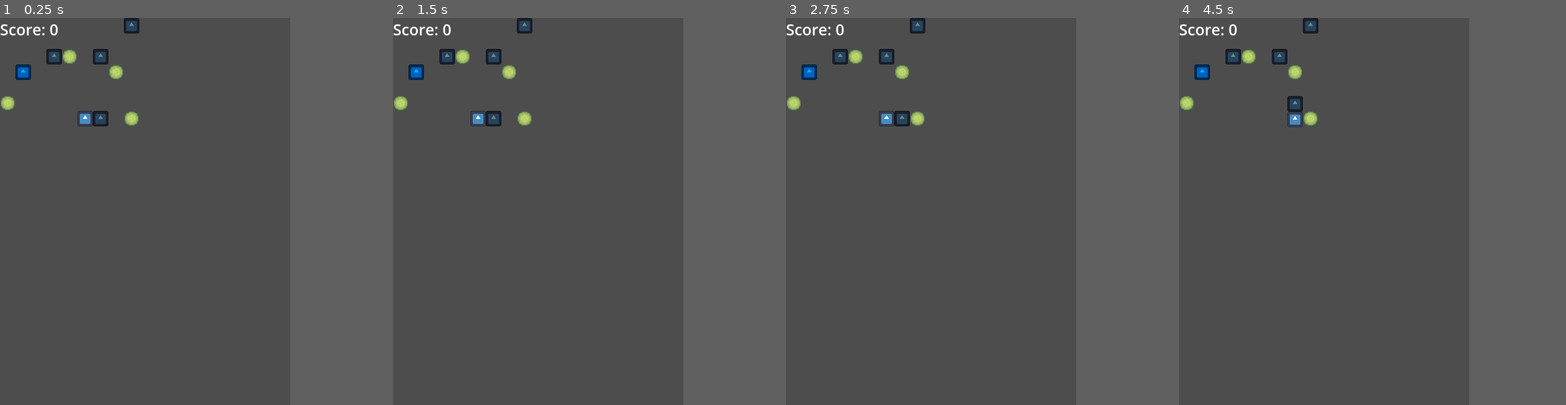
Above: before the commit, frames 1-4 (left to right).
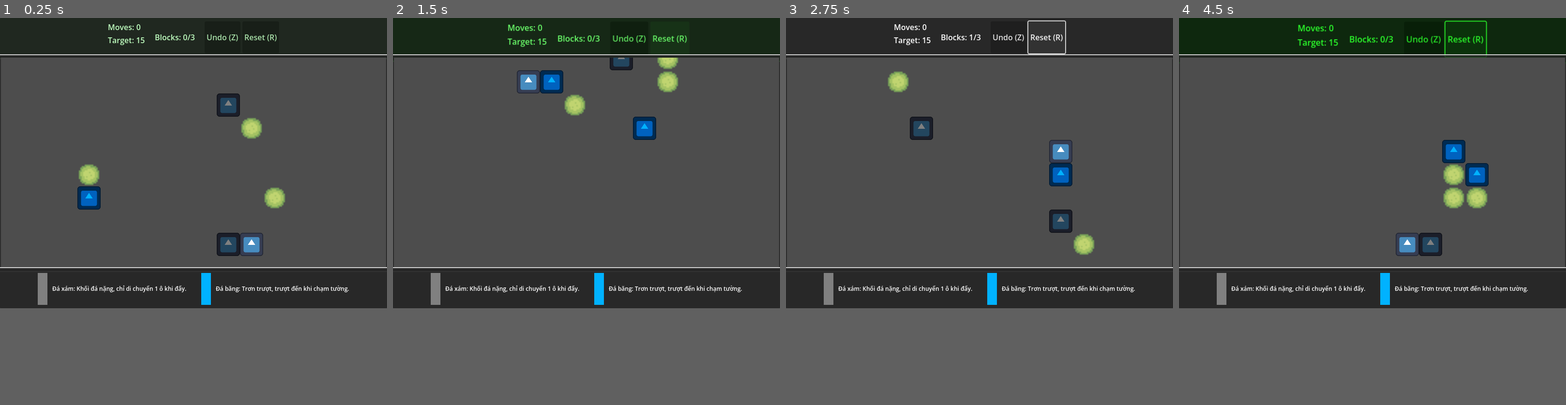
Above: after the commit, the same moments.

Repository: toLuc57/block-puzzle
Game: Godot game, scene res://scenes/main/Main.tscn
Two runs of this game, one before a commit and one after it. Both use one fixed random seed, a clock stepped at 60 frames per second and the inputs below. The engine's default icon, where the game draws it, is replaced by a stand-in: a white triangle on a blue panel in a dark square.
Inputs (mouse positions are in pixels of both pictures, inside the frame that each line leads up to):
- Up to frame 1 (0.25 s): no input
- Up to frame 2 (1.5 s): click (559, 45) at 0.5 s, where only the run after the commit has a clickable "Undo (Z)"; click (590, 45) at 1.25 s, where only the run after the commit has a clickable "Reset (R)"
- Up to frame 3 (2.75 s): hold Right (right) from 2.03 s (still down); tap Z at 2.1 s; tap R at 2.3 s
- Up to frame 4 (4.5 s): release Right (right) at 2.78 s; hold Down (down) 2.78-3.53 s; tap R at 2.85, 3.8, 4.35 s; tap Z at 3.05, 3.6 s; hold Right (right) 3.53-4.28 s; hold Up (up) from 4.28 s (still down)
In our replay, the window is 600x800 before the commit and 800x600 after it. These sizes can differ from the game's own. Grey fills any space a smaller window leaves; there, only what the larger window draws over its background counts as a difference.

The runs differ from the first frame. In frame 1, 24% of the frame differs, in the area x 0-100%, y 0-75%; in frame 2, 24%; in frame 3, 23%; in frame 4, 24%.

Commit message:
implement: Cấu trúc Giao diện

Diff:
--- a/project.godot
+++ b/project.godot
@@ -18,13 +18,13 @@
 [autoload]
 
 GameEvents="*res://scripts/autoload/GameEvents.gd"
+GameState="*res://scripts/logic/GameState.gd"
 
 [display]
 
-window/size/viewport_width=600
-window/size/viewport_height=800
+window/size/viewport_width=800
+window/size/viewport_height=600
 window/stretch/mode="canvas_items"
-window/stretch/scale=2.0
 
 [input]
 
--- a/resources/blocks/gray_block.tres
+++ b/resources/blocks/gray_block.tres
@@ -1,9 +1,9 @@
-[gd_resource type="Resource" script_class="BlockData" load_steps=2 format=3 uid="uid://gray_block_res"]
+[gd_resource type="Resource" script_class="BlockData" format=3 uid="uid://ls2rejd3p1cb"]
 
-[ext_resource type="Script" path="res://scripts/logic/BlockData.gd" id="1_script"]
+[ext_resource type="Script" uid="uid://bglik6rcnaqru" path="res://scripts/logic/BlockData.gd" id="1_script"]
 
 [resource]
 script = ExtResource("1_script")
 id = "gray-block"
 color = Color(0.5, 0.5, 0.5, 1)
-is_sliding = false
+description = "Đá xám: Khối đá nặng, chỉ di chuyển 1 ô khi đẩy."
--- a/resources/blocks/ice_block.tres
+++ b/resources/blocks/ice_block.tres
@@ -1,9 +1,10 @@
-[gd_resource type="Resource" script_class="BlockData" load_steps=2 format=3 uid="uid://ice_block_res"]
+[gd_resource type="Resource" script_class="BlockData" format=3 uid="uid://4ekr0fdm8vy"]
 
-[ext_resource type="Script" path="res://scripts/logic/BlockData.gd" id="1_script"]
+[ext_resource type="Script" uid="uid://bglik6rcnaqru" path="res://scripts/logic/BlockData.gd" id="1_script"]
 
 [resource]
 script = ExtResource("1_script")
 id = "ice-block"
 color = Color(0, 0.7, 1, 1)
 is_sliding = true
+description = "Đá băng: Trơn trượt, trượt đến khi chạm tường."
--- /dev/null
+++ b/resources/themes/hud_border.tres
@@ -0,0 +1,17 @@
+[gd_resource type="StyleBoxFlat" format=3 uid="uid://hud_border_style"]
+
+[resource]
+bg_color = Color(0.15, 0.15, 0.15, 0.8)
+border_width_left = 2
+border_width_top = 2
+border_width_right = 2
+border_width_bottom = 2
+border_color = Color(0.8, 0.8, 0.8, 1)
+corner_radius_top_left = 8
+corner_radius_top_right = 8
+corner_radius_bottom_right = 8
+corner_radius_bottom_left = 8
+expand_margin_left = 10.0
+expand_margin_top = 5.0
+expand_margin_right = 10.0
+expand_margin_bottom = 5.0
--- a/scenes/main/Main.gd
+++ b/scenes/main/Main.gd
@@ -1,9 +1,8 @@
-extends Node2D
+extends Control
 
 @onready var grid_container = %GridContainer
 @onready var target_layer = %TargetLayer
-@onready var score_label = $HUD/Control/ScoreLabel
-@onready var win_label = $HUD/Control/WinLabel
+@onready var victory_layer = %VictoryLayer
 
 var grid_logic: GridLogic
 var level_gen: LevelGenerator
@@ -14,59 +13,88 @@
 var ice_block_res = preload("res://resources/blocks/ice_block.tres")
 
 func _ready():
-	# Initial UI state
-	win_label.hide()
-	score_label.text = "Score: 0"
-
-	# Connect signals
-	GameEvents.win_condition_met.connect(_on_win)
-
-	# Initialize logic
+	# Initialize Logic
 	grid_logic = GridLogic.new(10, 10)
 	level_gen = LevelGenerator.new()
 	level_gen.grid_logic = grid_logic
 
-	# Generate and setup level
-	var level_state = level_gen.generate_level(5, 20)
+	# Connect signals
+	GameEvents.block_moved.connect(_on_block_moved)
+	GameEvents.next_level_requested.connect(_on_next_level_requested)
+	GameEvents.reset_requested.connect(_on_reset_requested)
+	GameEvents.win_condition_met.connect(_on_win)
+
+	# Start game
+	_generate_and_setup()
+
+func _input(event):
+	if event.is_action_pressed("ui_undo") or (event is InputEventKey and event.keycode == KEY_Z and event.ctrl_pressed):
+		GameEvents.undo_requested.emit()
+	elif event.is_action_pressed("ui_redo") or (event is InputEventKey and event.keycode == KEY_R):
+		GameEvents.reset_requested.emit()
+
+func _generate_and_setup():
+	victory_layer.hide()
+	var steps = 15
+	var level_state = level_gen.generate_level(3, steps)
+	level_state["target_moves"] = steps
 	_setup_level(level_state)
 
+	# Initial progress update
+	_update_progress()
+	GameEvents.score_updated.emit(0, steps)
+
 func _setup_level(state: Dictionary):
-	# Clear existing (if any)
+	# Clear existing
 	for child in grid_container.get_children():
 		child.queue_free()
 
 	grid_logic.blocks.clear()
 	grid_logic.targets = state.targets
+	grid_logic.grid = [] # Reset grid
+	grid_logic._init(10, 10) # Re-init grid
 
 	# Setup targets logic
+	target_layer.clear()
 	for target_pos in state.targets:
 		grid_logic.set_cell(target_pos, GridLogic.CellType.TARGET)
-		# Set tile index 0 for target marker (X)
 		target_layer.set_cell(target_pos, 0, Vector2i(3, 3))
 
 	# Spawn Blocks
 	for b_data in state.blocks:
 		var block = block_scene.instantiate()
-
 		block.grid_logic = grid_logic
 		block.grid_pos = b_data.pos
 		block.position = Vector2(b_data.pos) * GameEvents.cell_size
-
-		if b_data.type == "gray-block":
-			block.data = gray_block_res
-		else:
-			block.data = ice_block_res
-
+		block.data = gray_block_res if b_data.type == "gray-block" else ice_block_res
 		grid_logic.blocks[b_data.pos] = block
 		grid_container.add_child(block)
 
 	# Spawn Player
 	var player = player_scene.instantiate()
-
 	player.grid_logic = grid_logic
 	player.grid_pos = state.player_pos
 	player.position = Vector2(state.player_pos) * GameEvents.cell_size
 	grid_container.add_child(player)
 
+	# Record for Undo
+	GameState.record_initial_state(player, grid_logic)
+
+func _on_block_moved(_block, _from, _to):
+	_update_progress()
+
+func _update_progress():
+	var placed = 0
+	for target_pos in grid_logic.targets:
+		if grid_logic.is_occupied(target_pos):
+			placed += 1
+	GameEvents.progress_updated.emit(placed, grid_logic.targets.size())
+
+func _on_next_level_requested():
+	_generate_and_setup()
+
+func _on_reset_requested():
+	_generate_and_setup()
+
 func _on_win():
-	win_label.show()
+	victory_layer.show()
--- a/scenes/main/Main.tscn
+++ b/scenes/main/Main.tscn
@@ -1,7 +1,11 @@
-[gd_scene format=3 uid="uid://cddxum84e58nu"]
+[gd_scene load_steps=10 format=3 uid="uid://cddxum84e58nu"]
 
-[ext_resource type="Script" uid="uid://dbrata01fiwh1" path="res://scenes/main/Main.gd" id="1_script"]
+[ext_resource type="Script" path="res://scenes/main/Main.gd" id="1_script"]
 [ext_resource type="Texture2D" uid="uid://6qrqmh3jb2jk" path="res://art/Grass.png" id="2_nha0i"]
+[ext_resource type="PackedScene" uid="uid://hud_scene" path="res://scenes/ui/HUD.tscn" id="3_hud"]
+[ext_resource type="PackedScene" uid="uid://block_legend_scene" path="res://scenes/ui/BlockLegend.tscn" id="4_legend"]
+[ext_resource type="PackedScene" uid="uid://victory_popup_scene" path="res://scenes/ui/VictoryPopup.tscn" id="5_victory"]
+[ext_resource type="StyleBox" uid="uid://hud_border_style" path="res://resources/themes/hud_border.tres" id="6_style"]
 
 [sub_resource type="TileSetAtlasSource" id="TileSetAtlasSource_q24mn"]
 texture = ExtResource("2_nha0i")
@@ -72,7 +76,7 @@
 2:6/0 = 0
 3:6/0 = 0
 4:6/0 = 0
-5:6/0 = 0
+5:5/0 = 0
 6:6/0 = 0
 7:6/0 = 0
 8:6/0 = 0
@@ -80,44 +84,82 @@
 [sub_resource type="TileSet" id="TileSet_gyg6b"]
 sources/0 = SubResource("TileSetAtlasSource_q24mn")
 
-[node name="Main" type="Node2D" unique_id=497859903]
-script = ExtResource("1_script")
-
-[node name="TargetLayer" type="TileMapLayer" parent="." unique_id=1256133385]
-unique_name_in_owner = true
-tile_set = SubResource("TileSet_gyg6b")
-
-[node name="GridContainer" type="Node2D" parent="." unique_id=1833192775]
-unique_name_in_owner = true
-
-[node name="HUD" type="CanvasLayer" parent="." unique_id=552823926]
-
-[node name="Control" type="Control" parent="HUD" unique_id=400912869]
+[node name="Main" type="Control"]
 layout_mode = 3
 anchors_preset = 15
 anchor_right = 1.0
 anchor_bottom = 1.0
 grow_horizontal = 2
 grow_vertical = 2
+script = ExtResource("1_script")
 
-[node name="ScoreLabel" type="Label" parent="HUD/Control" unique_id=1539544789]
-layout_mode = 0
-offset_right = 40.0
-offset_bottom = 23.0
-text = "Score: 0"
+[node name="VBoxContainer" type="VBoxContainer" parent="."]
+layout_mode = 1
+anchors_preset = 15
+anchor_right = 1.0
+anchor_bottom = 1.0
+grow_horizontal = 2
+grow_vertical = 2
+theme_override_constants/separation = 0
 
-[node name="WinLabel" type="Label" parent="HUD/Control" unique_id=1952225611]
+[node name="TopPanel" type="PanelContainer" parent="VBoxContainer"]
+custom_minimum_size = Vector2(0, 80)
+layout_mode = 2
+
+[node name="HUD" parent="VBoxContainer/TopPanel" instance=ExtResource("3_hud")]
+layout_mode = 2
+
+[node name="GamePanel" type="PanelContainer" parent="VBoxContainer"]
+layout_mode = 2
+size_flags_vertical = 3
+theme_override_styles/panel = ExtResource("6_style")
+
+[node name="GameArea" type="SubViewportContainer" parent="VBoxContainer/GamePanel"]
+layout_mode = 2
+stretch = true
+
+[node name="SubViewport" type="SubViewport" parent="VBoxContainer/GamePanel/GameArea"]
+handle_input_locally = false
+size = Vector2i(800, 440)
+render_target_update_mode = 4
+
+[node name="World" type="Node2D" parent="VBoxContainer/GamePanel/GameArea/SubViewport"]
+unique_name_in_owner = true
+scale = Vector2(3, 3)
+
+[node name="TargetLayer" type="TileMapLayer" parent="VBoxContainer/GamePanel/GameArea/SubViewport/World"]
+unique_name_in_owner = true
+tile_set = SubResource("TileSet_gyg6b")
+
+[node name="GridContainer" type="Node2D" parent="VBoxContainer/GamePanel/GameArea/SubViewport/World"]
+unique_name_in_owner = true
+
+[node name="Camera2D" type="Camera2D" parent="VBoxContainer/GamePanel/GameArea/SubViewport/World"]
+unique_name_in_owner = true
+position = Vector2(80, 80)
+
+[node name="BottomPanel" type="PanelContainer" parent="VBoxContainer"]
+custom_minimum_size = Vector2(0, 80)
+layout_mode = 2
+
+[node name="BlockLegend" parent="VBoxContainer/BottomPanel" instance=ExtResource("4_legend")]
+layout_mode = 2
+
+[node name="VictoryLayer" type="CanvasLayer" parent="."]
+unique_name_in_owner = true
 visible = false
+
+[node name="VictoryPopup" parent="VictoryLayer" instance=ExtResource("5_victory")]
+unique_name_in_owner = true
 layout_mode = 1
 anchors_preset = 8
 anchor_left = 0.5
 anchor_top = 0.5
 anchor_right = 0.5
 anchor_bottom = 0.5
-offset_left = -20.0
-offset_top = -11.5
-offset_right = 20.0
-offset_bottom = 11.5
+offset_left = -100.0
+offset_top = -60.0
+offset_right = 100.0
+offset_bottom = 60.0
 grow_horizontal = 2
 grow_vertical = 2
-text = "YOU WIN!"
--- /dev/null
+++ b/scenes/ui/BlockLegend.tscn
@@ -0,0 +1,21 @@
+[gd_scene load_steps=3 format=3 uid="uid://block_legend_scene"]
+
+[ext_resource type="Script" path="res://scripts/ui/BlockLegend.gd" id="1_script"]
+[ext_resource type="StyleBox" uid="uid://hud_border_style" path="res://resources/themes/hud_border.tres" id="2_style"]
+
+[node name="BlockLegend" type="PanelContainer"]
+theme_override_styles/panel = ExtResource("2_style")
+script = ExtResource("1_script")
+
+[node name="Margin" type="MarginContainer" parent="."]
+layout_mode = 2
+theme_override_constants/margin_left = 10
+theme_override_constants/margin_top = 5
+theme_override_constants/margin_right = 10
+theme_override_constants/margin_bottom = 5
+
+[node name="HBox" type="HBoxContainer" parent="Margin"]
+unique_name_in_owner = true
+layout_mode = 2
+theme_override_constants/separation = 30
+alignment = 1
--- a/scenes/ui/HUD.tscn
+++ b/scenes/ui/HUD.tscn
@@ -1,33 +1,58 @@
-[gd_scene format=3 uid="uid://hud_scene"]
+[gd_scene load_steps=3 format=3 uid="uid://hud_scene"]
 
-[node name="HUD" type="CanvasLayer"]
+[ext_resource type="Script" path="res://scripts/ui/HUD.gd" id="1_script"]
+[ext_resource type="StyleBox" uid="uid://hud_border_style" path="res://resources/themes/hud_border.tres" id="2_style"]
 
-[node name="Control" type="Control" parent="."]
-layout_mode = 3
-anchors_preset = 15
-anchor_right = 1.0
-anchor_bottom = 1.0
-grow_horizontal = 2
-grow_vertical = 2
+[node name="HUD" type="PanelContainer"]
+offset_right = 200.0
+offset_bottom = 50.0
+theme_override_styles/panel = ExtResource("2_style")
+script = ExtResource("1_script")
 
-[node name="ScoreLabel" type="Label" parent="Control"]
-layout_mode = 0
-offset_right = 40.0
-offset_bottom = 23.0
-text = "Score: 0"
+[node name="MarginContainer" type="MarginContainer" parent="."]
+layout_mode = 2
+theme_override_constants/margin_left = 10
+theme_override_constants/margin_top = 5
+theme_override_constants/margin_right = 10
+theme_override_constants/margin_bottom = 5
 
-[node name="WinLabel" type="Label" parent="Control"]
-visible = false
-layout_mode = 1
-anchors_preset = 8
-anchor_left = 0.5
-anchor_top = 0.5
-anchor_right = 0.5
-anchor_bottom = 0.5
-offset_left = -20.0
-offset_top = -11.5
-offset_right = 20.0
-offset_bottom = 11.5
-grow_horizontal = 2
-grow_vertical = 2
-text = "YOU WIN!"
+[node name="HBox" type="HBoxContainer" parent="MarginContainer"]
+layout_mode = 2
+theme_override_constants/separation = 20
+alignment = 1
+
+[node name="ScoreVBox" type="VBoxContainer" parent="MarginContainer/HBox"]
+layout_mode = 2
+
+[node name="MoveLabel" type="Label" parent="MarginContainer/HBox/ScoreVBox"]
+unique_name_in_owner = true
+layout_mode = 2
+text = "Moves: 0"
+
+[node name="TargetLabel" type="Label" parent="MarginContainer/HBox/ScoreVBox"]
+unique_name_in_owner = true
+layout_mode = 2
+text = "Target: 0"
+
+[node name="ProgressVBox" type="VBoxContainer" parent="MarginContainer/HBox"]
+layout_mode = 2
+alignment = 1
+
+[node name="ProgressLabel" type="Label" parent="MarginContainer/HBox/ProgressVBox"]
+unique_name_in_owner = true
+layout_mode = 2
+text = "Blocks: 0/0"
+
+[node name="ButtonsHBox" type="HBoxContainer" parent="MarginContainer/HBox"]
+layout_mode = 2
+alignment = 1
+
+[node name="UndoButton" type="Button" parent="MarginContainer/HBox/ButtonsHBox"]
+unique_name_in_owner = true
+layout_mode = 2
+text = "Undo (Z)"
+
+[node name="ResetButton" type="Button" parent="MarginContainer/HBox/ButtonsHBox"]
+unique_name_in_owner = true
+layout_mode = 2
+text = "Reset (R)"
--- /dev/null
+++ b/scenes/ui/VictoryPopup.tscn
@@ -0,0 +1,51 @@
+[gd_scene load_steps=3 format=3 uid="uid://victory_popup_scene"]
+
+[ext_resource type="Script" path="res://scripts/ui/VictoryPopup.gd" id="1_script"]
+[ext_resource type="StyleBox" uid="uid://hud_border_style" path="res://resources/themes/hud_border.tres" id="2_style"]
+
+[node name="VictoryPopup" type="PanelContainer"]
+anchors_preset = 8
+anchor_left = 0.5
+anchor_top = 0.5
+anchor_right = 0.5
+anchor_bottom = 0.5
+offset_left = -100.0
+offset_top = -60.0
+offset_right = 100.0
+offset_bottom = 60.0
+grow_horizontal = 2
+grow_vertical = 2
+theme_override_styles/panel = ExtResource("2_style")
+script = ExtResource("1_script")
+
+[node name="VBox" type="VBoxContainer" parent="."]
+layout_mode = 2
+theme_override_constants/separation = 15
+alignment = 1
+
+[node name="Label" type="Label" parent="VBox"]
+layout_mode = 2
+theme_override_font_sizes/font_size = 24
+text = "VICTORY!"
+horizontal_alignment = 1
+
+[node name="StatsLabel" type="Label" parent="VBox"]
+unique_name_in_owner = true
+layout_mode = 2
+text = "Moves: 0"
+horizontal_alignment = 1
+
+[node name="Buttons" type="HBoxContainer" parent="VBox"]
+layout_mode = 2
+theme_override_constants/separation = 10
+alignment = 1
+
+[node name="NextButton" type="Button" parent="VBox/Buttons"]
+unique_name_in_owner = true
+layout_mode = 2
+text = "Next Level"
+
+[node name="ReplayButton" type="Button" parent="VBox/Buttons"]
+unique_name_in_owner = true
+layout_mode = 2
+text = "Replay"
--- a/scripts/autoload/GameEvents.gd
+++ b/scripts/autoload/GameEvents.gd
@@ -8,3 +8,11 @@
 signal block_moved(block: Node2D, from: Vector2i, to: Vector2i)
 signal win_condition_met()
 signal level_generated(state: Dictionary)
+
+# UI & GameState Signals
+signal score_updated(current_moves: int, target_moves: int)
+signal progress_updated(placed: int, total: int)
+signal victory_triggered(stats: Dictionary)
+signal undo_requested()
+signal reset_requested()
+signal next_level_requested()
--- a/scripts/logic/BlockData.gd
+++ b/scripts/logic/BlockData.gd
@@ -4,3 +4,4 @@
 @export var id: String = ""
 @export var color: Color = Color.WHITE
 @export var is_sliding: bool = false
+@export var description: String = ""
--- /dev/null
+++ b/scripts/logic/GameState.gd
@@ -0,0 +1,79 @@
+extends Node
+
+var history: Array = []
+var current_moves: int = 0
+var target_moves: int = 0
+
+var is_undoing: bool = false
+
+# References for state capture
+var grid_logic: GridLogic
+var player: Node2D
+
+func _ready():
+	GameEvents.player_moved.connect(_on_player_moved)
+	GameEvents.level_generated.connect(_on_level_generated)
+	GameEvents.undo_requested.connect(undo)
+	GameEvents.reset_requested.connect(reset)
+
+func _on_level_generated(state: Dictionary):
+	history.clear()
+	current_moves = 0
+	target_moves = state.get("target_moves", 0)
+	# State will be captured after setup in Main.gd via record_initial_state()
+
+func record_initial_state(p_node: Node2D, g_logic: GridLogic):
+	player = p_node
+	grid_logic = g_logic
+	save_checkpoint()
+
+func _on_player_moved(_from, _to):
+	if is_undoing: return
+	current_moves += 1
+	save_checkpoint()
+	GameEvents.score_updated.emit(current_moves, target_moves)
+
+func save_checkpoint():
+	var state = {
+		"player_pos": player.grid_pos if player else Vector2i.ZERO,
+		"block_positions": {} # Block Node -> Vector2i
+	}
+
+	if grid_logic:
+		for pos in grid_logic.blocks:
+			var block = grid_logic.blocks[pos]
+			state.block_positions[block] = pos
+
+	history.append(state)
+
+func undo():
+	if is_undoing or history.size() <= 1: return
+
+	is_undoing = true
+	history.pop_back() # Remove current state
+	var prev_state = history.back()
+
+	# Restore state
+	if player:
+		player.grid_pos = prev_state.player_pos
+		player.position = Vector2(prev_state.player_pos) * GameEvents.cell_size
+
+	if grid_logic:
+		grid_logic.blocks.clear()
+		for block in prev_state.block_positions:
+			var pos = prev_state.block_positions[block]
+			grid_logic.blocks[pos] = block
+			block.grid_pos = pos
+			block.position = Vector2(pos) * GameEvents.cell_size
+
+	current_moves -= 1
+	GameEvents.score_updated.emit(current_moves, target_moves)
+
+	# Trigger progress update
+	GameEvents.block_moved.emit(null, Vector2i.ZERO, Vector2i.ZERO)
+
+	is_undoing = false
+
+func reset():
+	# Handled by Main.gd re-generating or re-setting level
+	pass
--- /dev/null
+++ b/scripts/ui/BlockLegend.gd
@@ -0,0 +1,34 @@
+extends PanelContainer
+
+@onready var hbox = %HBox
+
+var block_resources = [
+	preload("res://resources/blocks/gray_block.tres"),
+	preload("res://resources/blocks/ice_block.tres")
+]
+
+func _ready():
+	_setup_legend()
+
+func _setup_legend():
+	# Clear existing
+	for child in hbox.get_children():
+		child.queue_free()
+
+	for data in block_resources:
+		var item = HBoxContainer.new()
+		item.add_theme_constant_override("separation", 10)
+
+		# Icon (ColorRect as placeholder for Sprite)
+		var icon = ColorRect.new()
+		icon.custom_minimum_size = Vector2(20, 20)
+		icon.color = data.color
+		item.add_child(icon)
+
+		# Description
+		var label = Label.new()
+		label.text = data.description
+		label.add_theme_font_size_override("font_size", 12)
+		item.add_child(label)
+
+		hbox.add_child(item)
--- /dev/null
+++ b/scripts/ui/HUD.gd
@@ -0,0 +1,36 @@
+extends PanelContainer
+
+@onready var move_label = %MoveLabel
+@onready var target_label = %TargetLabel
+@onready var progress_label = %ProgressLabel
+@onready var undo_button = %UndoButton
+@onready var reset_button = %ResetButton
+
+func _ready():
+	GameEvents.score_updated.connect(_on_score_updated)
+	GameEvents.progress_updated.connect(_on_progress_updated)
+
+	undo_button.pressed.connect(_on_undo_pressed)
+	reset_button.pressed.connect(_on_reset_pressed)
+
+func _on_undo_pressed():
+	GameEvents.undo_requested.emit()
+
+func _on_reset_pressed():
+	GameEvents.reset_requested.emit()
+
+func _on_score_updated(current: int, target: int):
+	move_label.text = "Moves: %d" % current
+	target_label.text = "Target: %d" % target
+
+func _on_progress_updated(placed: int, total: int):
+	progress_label.text = "Blocks: %d/%d" % [placed, total]
+
+	# Tween effect
+	var tween = create_tween()
+	tween.tween_property(self, "scale", Vector2(1.1, 1.1), 0.1).set_trans(Tween.TRANS_BACK).set_ease(Tween.EASE_OUT)
+	tween.tween_property(self, "scale", Vector2.ONE, 0.1).set_trans(Tween.TRANS_BACK).set_ease(Tween.EASE_IN)
+
+	# Color feedback (optional)
+	modulate = Color.GREEN
+	tween.parallel().tween_property(self, "modulate", Color.WHITE, 0.2)
--- /dev/null
+++ b/scripts/ui/VictoryPopup.gd
@@ -0,0 +1,23 @@
+extends PanelContainer
+
+@onready var stats_label = %StatsLabel
+@onready var next_button = %NextButton
+@onready var replay_button = %ReplayButton
+
+func _ready():
+	next_button.pressed.connect(_on_next_pressed)
+	replay_button.pressed.connect(_on_replay_pressed)
+
+	# Listen for win to update stats
+	GameEvents.win_condition_met.connect(_on_win)
+
+func _on_win():
+	stats_label.text = "Moves: %d" % GameState.current_moves
+
+func _on_next_pressed():
+	hide()
+	GameEvents.next_level_requested.emit()
+
+func _on_replay_pressed():
+	hide()
+	GameEvents.reset_requested.emit()
--- /dev/null
+++ b/tests/unit/test_ui_updates.gd
@@ -0,0 +1,20 @@
+extends "res://addons/gut/test.gd"
+
+var HUD = load("res://scenes/ui/HUD.tscn")
+var hud_instance
+
+func before_each():
+	hud_instance = HUD.instantiate()
+	add_child(hud_instance)
+
+func after_each():
+	hud_instance.free()
+
+func test_score_update():
+	GameEvents.score_updated.emit(5, 10)
+	assert_eq(hud_instance.move_label.text, "Moves: 5")
+	assert_eq(hud_instance.target_label.text, "Target: 10")
+
+func test_progress_update():
+	GameEvents.progress_updated.emit(2, 3)
+	assert_eq(hud_instance.progress_label.text, "Blocks: 2/3")
Not shown, added: specs/002-ui-hud-polish/tasks.md
